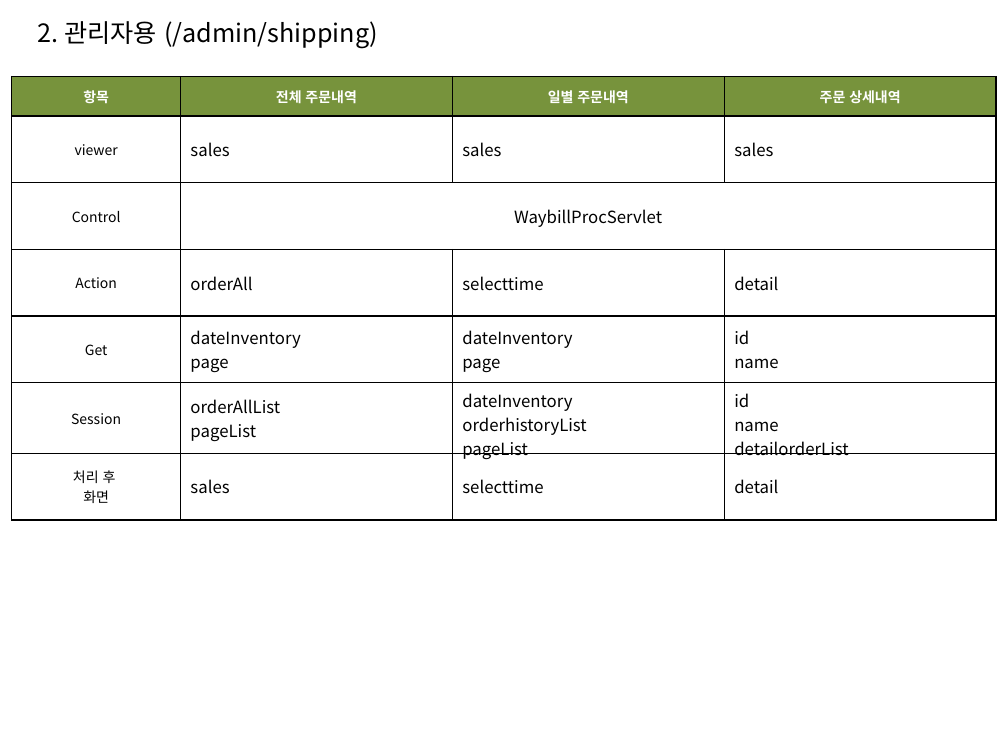
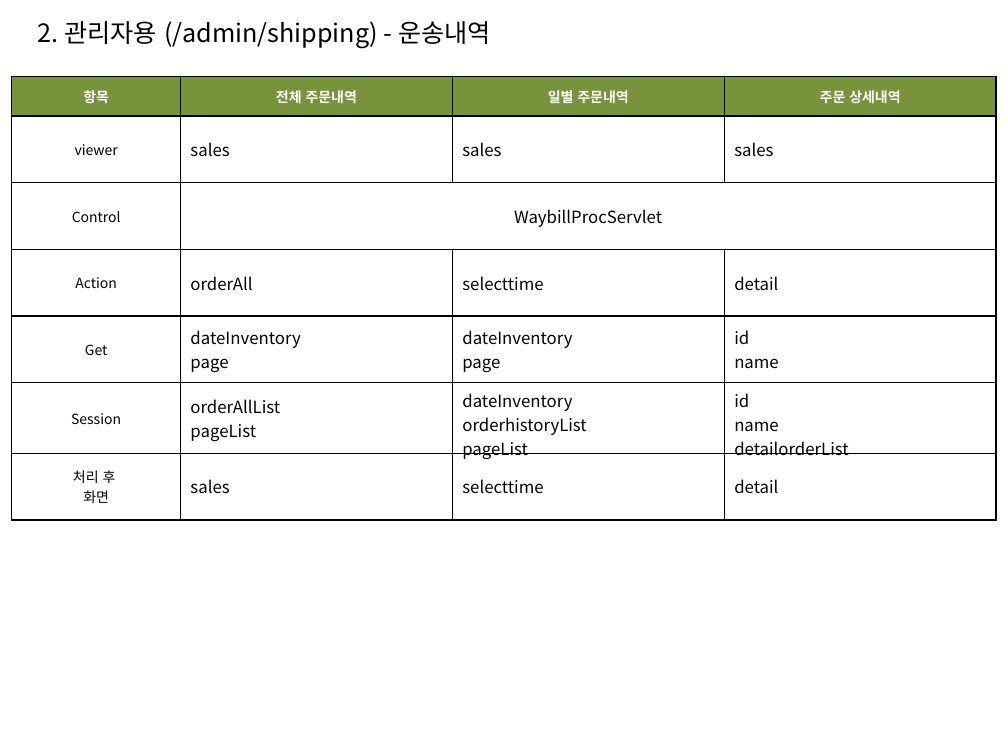
Before and after one commit to sec9590/Project_FullFillment, a slide deck: slide 4 of YellowContainer_MVC.pptx. Drawn at 1008x756 pixels with LibreOffice and Linux fonts; fonts in the diff are those of the drawing. Boxes give left, top, right and bottom in pixels: in the first picture for what was removed or moved away, otherwise in the second. Text is boxed around its words. In the diff, an @@ line names an element or a change of style, - is before the commit and + after.

```diff
--- a/YellowContainer_MVC.pptx
+++ b/YellowContainer_MVC.pptx
@@ text at <box>38,21,491,49</box>: text changed @@
-2. 관리자용 (/admin/shipping)
+2. 관리자용 (/admin/shipping) - 운송내역
```
Also in this commit, not shown: 1 other slide changed, 2 other files.
